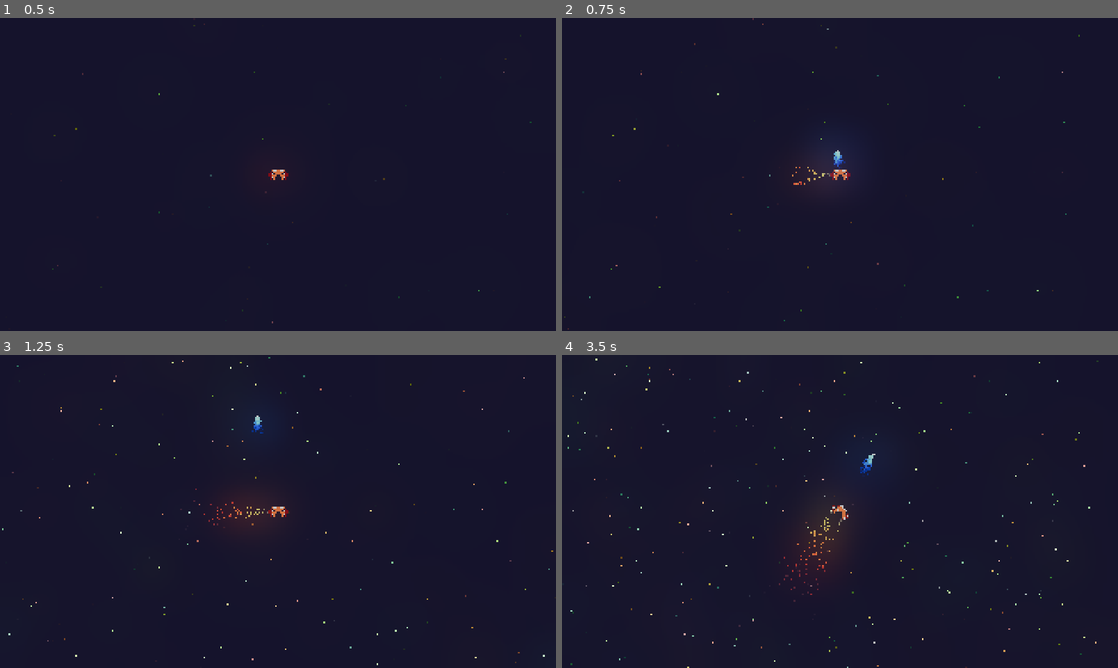
Above: before the commit, frames 1-4 (two rows, left to right).
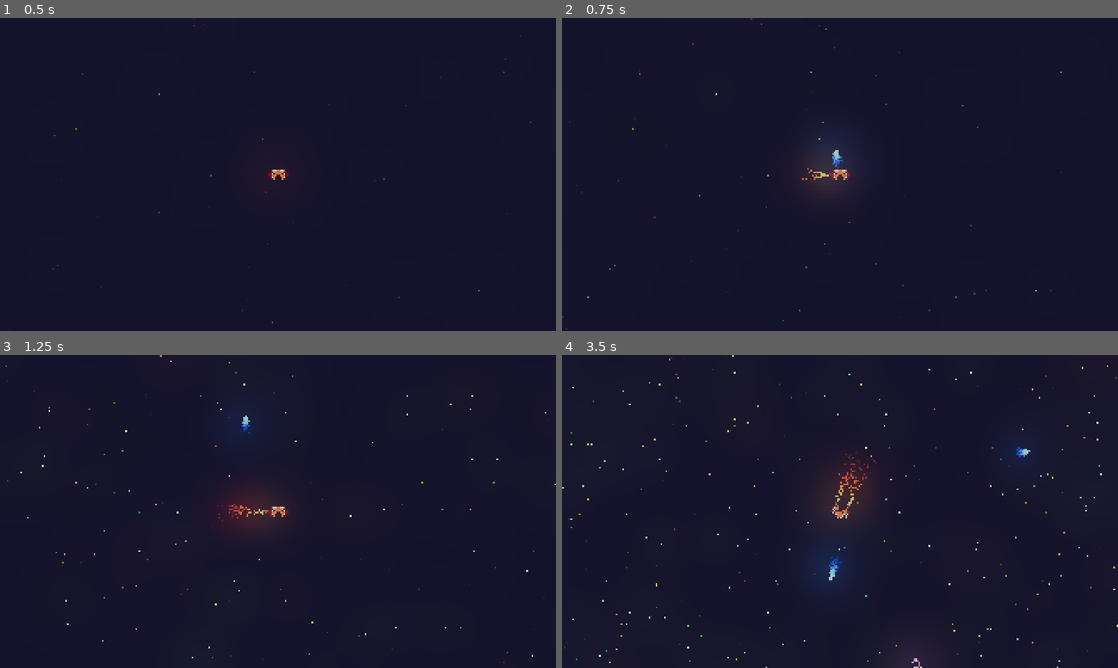
Above: after the commit, the same moments.

Repository: Lunix-420/OrbitOfPain
Game: Godot game, scene res://scenes/World.tscn
The game is run twice, just before and just after one commit, with the same random seed, the same clock (stepped at 60 frames per second) and the same inputs.
Inputs:
- Up to frame 1 (0.5 s): no input
- Up to frame 2 (0.75 s): hold D (move_right) from 0.53 s (still down); tap Space (action_shoot) at 0.6 s
- Up to frame 3 (1.25 s): keep holding D (move_right)
- Up to frame 4 (3.5 s): release D (move_right) at 1.28 s; hold S (move_backwards) 1.28-2.03 s; tap Space (action_shoot) at 1.35, 2.3, 3.05 s; hold D (move_right) 2.03-2.78 s; hold E (move_turn_ccw) 2.03-2.78 s; hold W (move_forward) from 2.78 s (still down); tap Q (move_turn_cw) at 2.85 s

Frame 1 is identical in both runs. In frame 2, 0.3% of the frame differs, in the area x 0-94%, y 0-100%; in frame 3, 0.6%; in frame 4, 2.3%, in the area x 0-100%, y 0-100%.

Commit message:
feat: Allow enemies to be defeated

Diff:
--- a/scenes/Plasma.tscn
+++ b/scenes/Plasma.tscn
@@ -3,6 +3,7 @@
 [ext_resource type="Script" uid="uid://d3tme3041lxtx" path="res://scripts/plasma.gd" id="1_qtutu"]
 
 [sub_resource type="CircleShape2D" id="CircleShape2D_kq07p"]
+radius = 29.2062
 
 [sub_resource type="Gradient" id="Gradient_qtutu"]
 offsets = PackedFloat32Array(0, 0.344186, 0.665116, 1)
@@ -25,7 +26,8 @@
 scale_max = 10.0
 color_ramp = SubResource("GradientTexture1D_oon8e")
 
-[node name="Area2D" type="Area2D"]
+[node name="Plasma" type="Area2D"]
+collision_layer = 0
 script = ExtResource("1_qtutu")
 
 [node name="CollisionShape2D" type="CollisionShape2D" parent="."]
@@ -36,3 +38,5 @@
 lifetime = 0.1
 fixed_fps = 60
 process_material = SubResource("ParticleProcessMaterial_oon8e")
+
+[connection signal="body_entered" from="." to="." method="_on_body_entered"]
--- a/scenes/Player.tscn
+++ b/scenes/Player.tscn
@@ -21,8 +21,8 @@
 velocity_pivot = Vector3(10, 0, 0)
 direction = Vector3(0, 1, 0)
 spread = 20.0
-initial_velocity_min = 1000.0
-initial_velocity_max = 2000.0
+initial_velocity_min = 500.0
+initial_velocity_max = 1000.0
 angular_velocity_min = -100.0
 angular_velocity_max = 100.0
 orbit_velocity_min = 9.49949e-08
@@ -33,7 +33,7 @@
 damping_min = 1000.0
 damping_max = 1000.0
 scale_min = 2.0
-scale_max = 5.0
+scale_max = 10.0
 color_ramp = SubResource("GradientTexture1D_qhqgy")
 
 [sub_resource type="CapsuleShape2D" id="CapsuleShape2D_pqap4"]
@@ -51,7 +51,7 @@
 [node name="ExhaustBackLeft" type="GPUParticles2D" parent="."]
 position = Vector2(-43, 33)
 emitting = false
-amount = 500
+amount = 200
 lifetime = 0.35
 randomness = 1.0
 fixed_fps = 120
@@ -60,7 +60,7 @@
 [node name="ExhaustBackRight" type="GPUParticles2D" parent="."]
 position = Vector2(43, 35)
 emitting = false
-amount = 500
+amount = 200
 lifetime = 0.35
 randomness = 1.0
 fixed_fps = 120
@@ -70,7 +70,7 @@
 position = Vector2(-69, 0)
 rotation = 1.5708
 emitting = false
-amount = 500
+amount = 200
 lifetime = 0.35
 randomness = 1.0
 fixed_fps = 120
@@ -80,7 +80,7 @@
 position = Vector2(69, 0)
 rotation = -1.5708
 emitting = false
-amount = 500
+amount = 200
 lifetime = 0.35
 randomness = 1.0
 fixed_fps = 120
@@ -90,7 +90,7 @@
 position = Vector2(0, -41)
 rotation = 3.14159
 emitting = false
-amount = 500
+amount = 200
 lifetime = 0.35
 randomness = 1.0
 fixed_fps = 120
@@ -109,5 +109,5 @@
 [node name="Camera2D" type="Camera2D" parent="."]
 zoom = Vector2(0.5, 0.5)
 
-[node name="Spawner" type="Node" parent="."]
+[node name="Node2D" type="Node2D" parent="."]
 script = ExtResource("3_3li8b")
--- a/scripts/enemy.gd
+++ b/scripts/enemy.gd
@@ -5,9 +5,11 @@
 func _ready():
 	player = get_node("../Player")
 
-
 func _physics_process(delta: float) -> void:
 	var direction = global_position.direction_to(player.global_position)
 	velocity = direction * 20000.0 * delta
 	rotation = direction.angle() + PI / 2
 	move_and_slide()
+
+func take_damage() -> void:
+	queue_free()
--- a/scripts/plasma.gd
+++ b/scripts/plasma.gd
@@ -7,3 +7,9 @@
 func _physics_process(delta: float) -> void:
 	var direction = Vector2.RIGHT.rotated(rotation - PI / 2)
 	position += direction * (SPEED + init_speed) * delta
+
+
+func _on_body_entered(body: Node2D) -> void:
+	queue_free()
+	if body.has_method("take_damage"):
+		body.take_damage()
--- a/scripts/player.gd
+++ b/scripts/player.gd
@@ -1,10 +1,11 @@
 extends CharacterBody2D
 
 const MAX_SPEED = 500
-const MAX_STRAVE_SPEED = 250
+const MAX_BACK_SPEED = 400
+const MAX_STRAVE_SPEED = 400
 const ACCELERATION = 2000.0
-const STRAVE_ACCELERATION = 1000.0
-const ROTATION_SPEED = 10.0
+const STRAVE_ACCELERATION = 1500.0
+const ROTATION_SPEED = 5.0
 const FRICTION = 500
 
 var speed = 0.0
@@ -33,7 +34,7 @@
 			speed = max(speed - ACCELERATION * delta, 0)
 		else:
 			speed -= ACCELERATION * delta
-			speed = max(speed, -MAX_SPEED / 2.0)
+			speed = max(speed, -MAX_BACK_SPEED)
 		speed = min(speed + FRICTION * delta, 0) if speed < 0 else speed
 	else:
 		$ExhaustBackLeft.emitting = false
--- a/scripts/spawner.gd
+++ b/scripts/spawner.gd
@@ -1,7 +1,7 @@
-extends Node
+extends Node2D
 
 var spawn_timer: float = 0.0
-var spawn_interval: float = 3.0
+var spawn_interval: float = 2.0
 var SPAWN_DISTANCE: float = 2000.0
 
 func _process(delta: float) -> void:
@@ -18,4 +18,4 @@
 
 func get_spawn_point() -> Vector2:
 	var random_angle = randf_range(0, 2 * PI)
-	return Vector2(cos(random_angle) * SPAWN_DISTANCE, sin(random_angle) * SPAWN_DISTANCE)
+	return global_position + Vector2(cos(random_angle) * SPAWN_DISTANCE, sin(random_angle) * SPAWN_DISTANCE)
